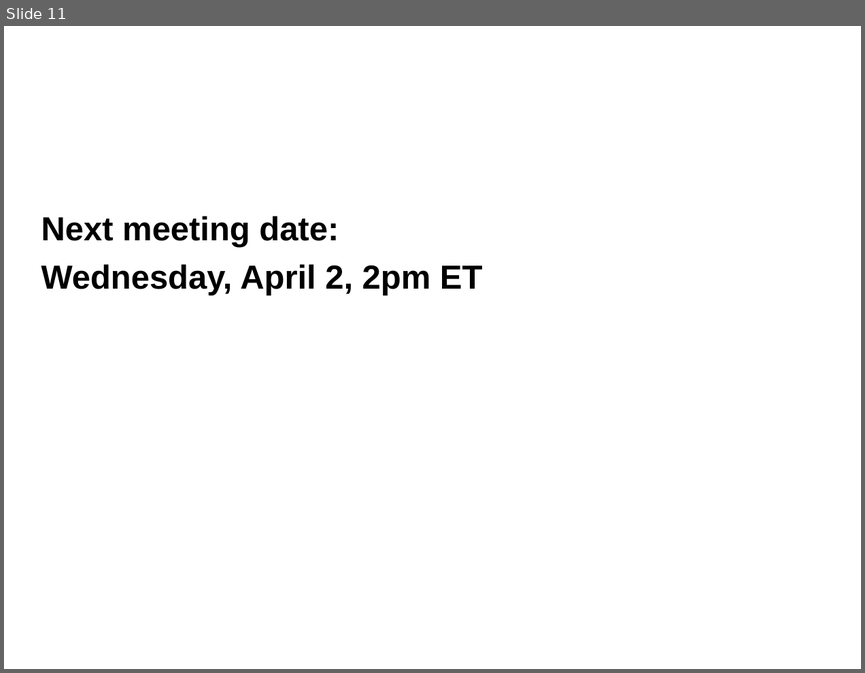
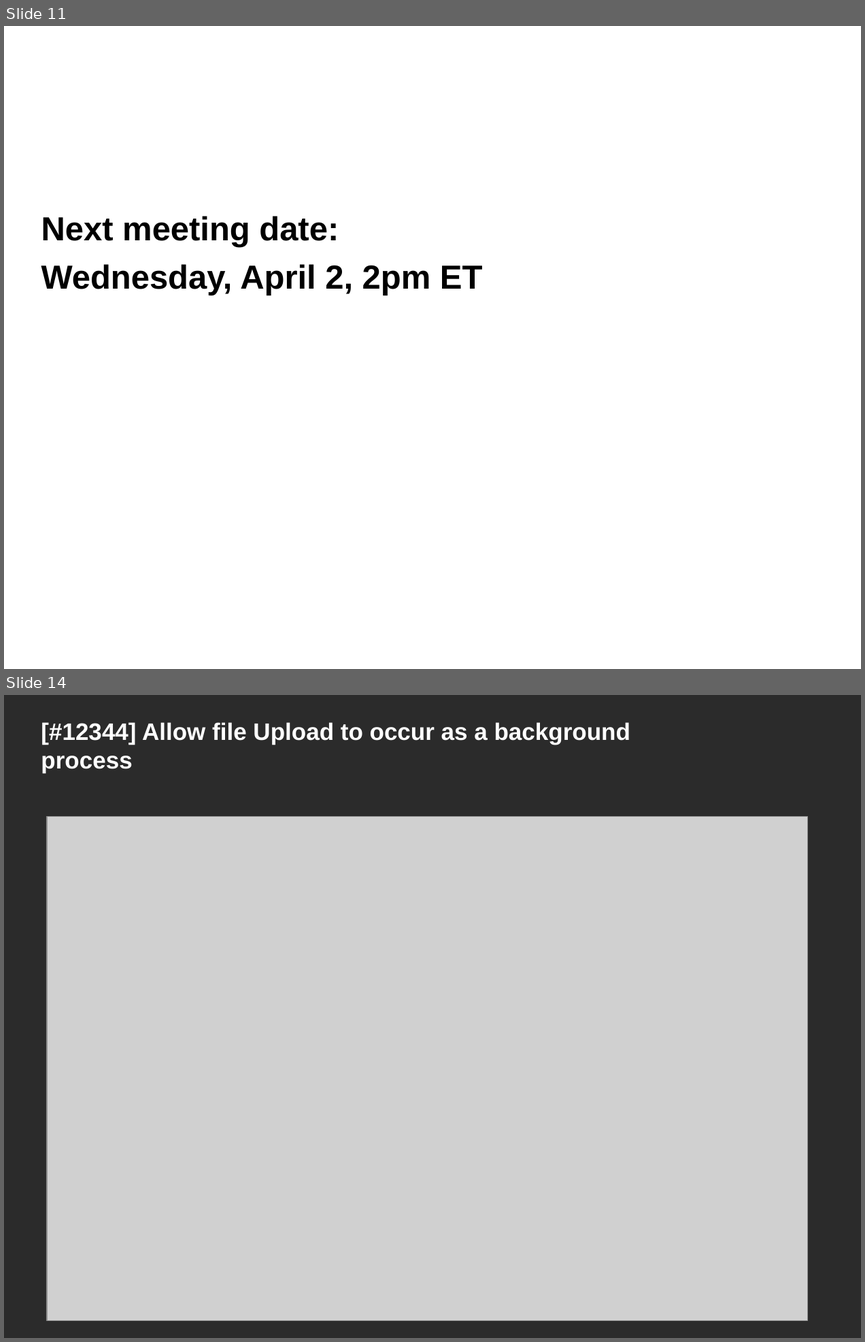
Before and after one commit to NCIP/caarray-docs, a slide deck: project_management/open_meetings/caArray User Community Meeting March5.ppt. Shown one above the other, each under a label of ours: slide 11 before the commit, slides 11 and 14 after it; the slides between them are not shown. The pictures are 865x673 and 865x1342 pixels, drawn with LibreOffice and Linux fonts; fonts in the diff are those of the drawing; grey boxes stand for pictures; background and template pictures are left out; a plain dark background stands for a picture behind light text. Boxes give left, top, right and bottom in pixels: in the first picture for what was removed or moved away, otherwise in the second. Text is boxed around its words. In the diff, an @@ line names an element or a change of style, - is before the commit and + after.

Commit message:
annotated demo screenshots

```diff
--- a/project_management/open_meetings/caArray User Community Meeting March5.ppt
+++ b/project_management/open_meetings/caArray User Community Meeting March5.ppt
@@ slide 14 added at (4,695,861,1338), background picture (left out) @@
@@ title added at (41,722,630,773), 20 pt, text #FFFFFF, bold @@
+[#12344] Allow file Upload to occur as a background process
@@ picture added at (47,817,808,1321) @@
```
Also in this commit, not shown: 5 other slides added, 6 slides removed.
